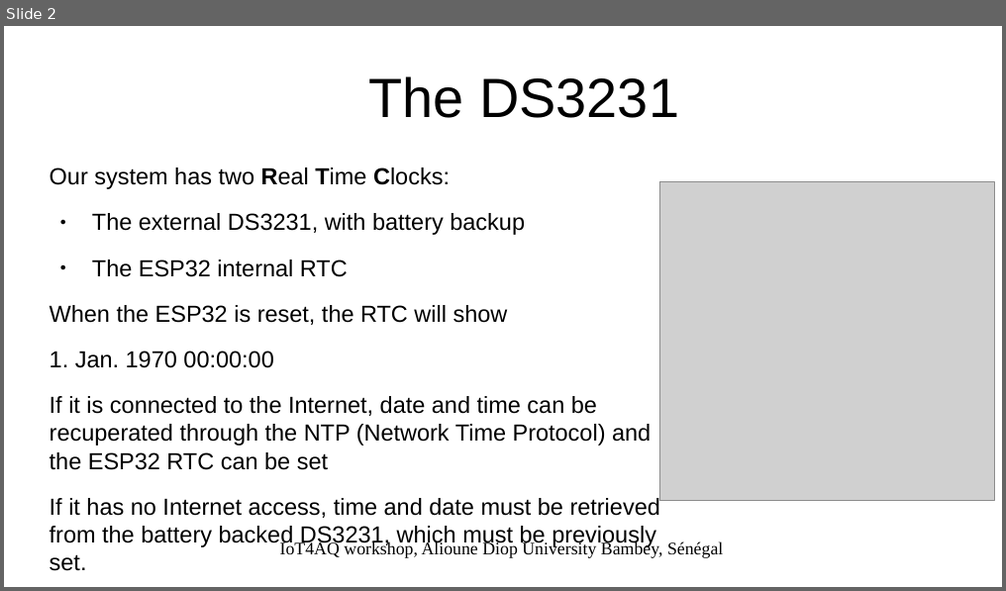
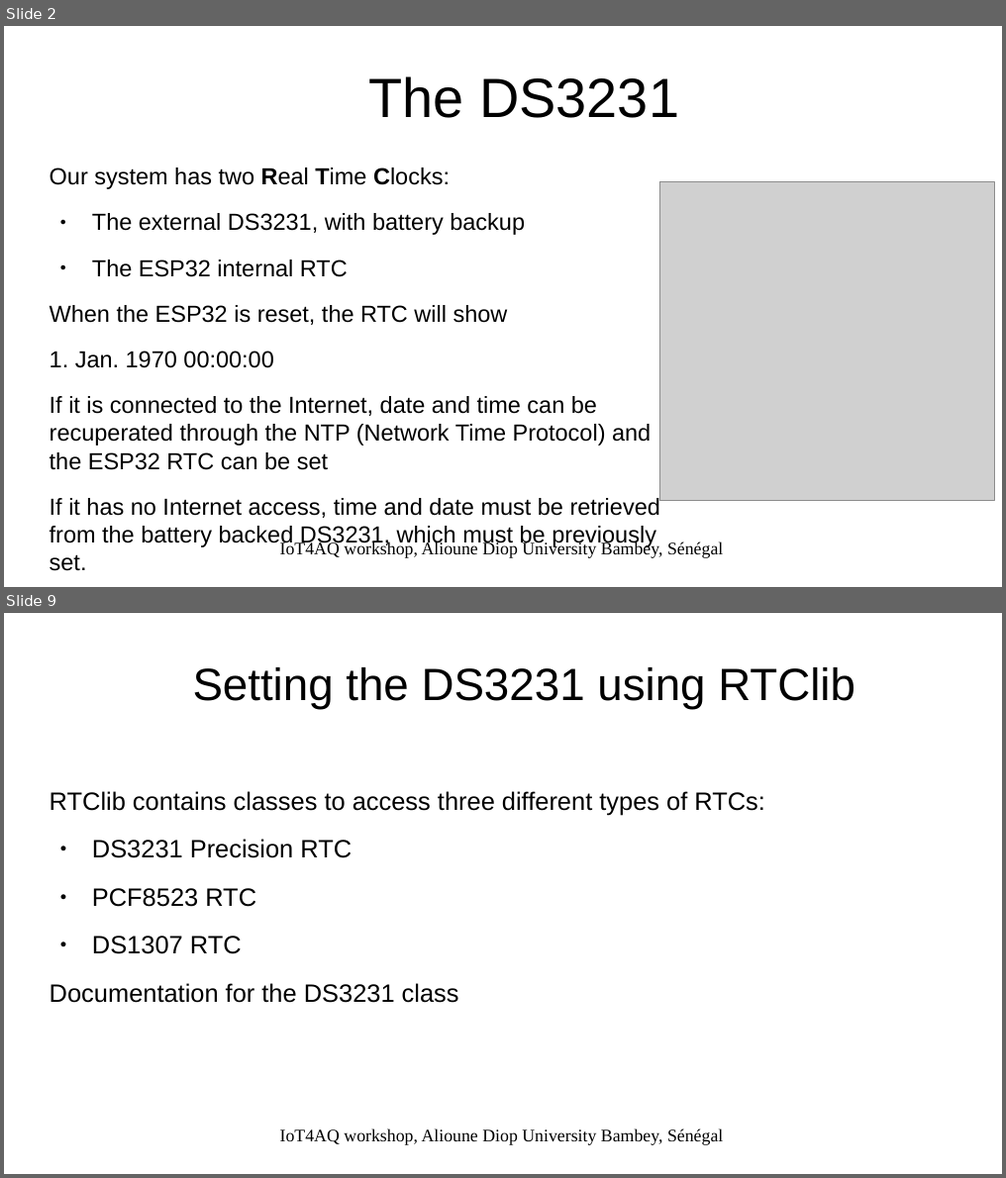
Before and after one commit to uraich/IoT4AQ, a slide deck: workshop/slides/iot4aq_rtc.odp. Shown one above the other, each under a label of ours: slide 2 before the commit, slides 2 and 9 after it; the slides between them are not shown. The pictures are 1006x591 and 1006x1178 pixels, drawn with LibreOffice and Linux fonts; fonts in the diff are those of the drawing; grey boxes stand for pictures; background and template pictures are left out. Boxes give left, top, right and bottom in pixels: in the first picture for what was removed or moved away, otherwise in the second. Text is boxed around its words. In the diff, an @@ line names an element or a change of style, - is before the commit and + after.

```diff
--- a/workshop/slides/iot4aq_rtc.odp
+++ b/workshop/slides/iot4aq_rtc.odp
@@ slide 9 added at [4, 613, 1002, 1174], background #FFFFFF @@
@@ title added at [193, 667, 855, 709], 36 pt, text #000000 @@
+Setting the DS3231 using RTClib
@@ text added at [50, 791, 765, 1003], 20 pt, text #000000 @@
+RTClib contains classes to access three different types of RTCs:
+● DS3231 Precision RTC
+● PCF8523 RTC
+● DS1307 RTC
+Documentation for the DS3231 class
@@ text added at [280, 1129, 723, 1146], 14 pt, text #000000 @@
+IoT4AQ workshop, Alioune Diop University Bambey, Sénégal
```
Also in this commit, not shown: 1 slide changed, 8 other slides added, 8 other files.
